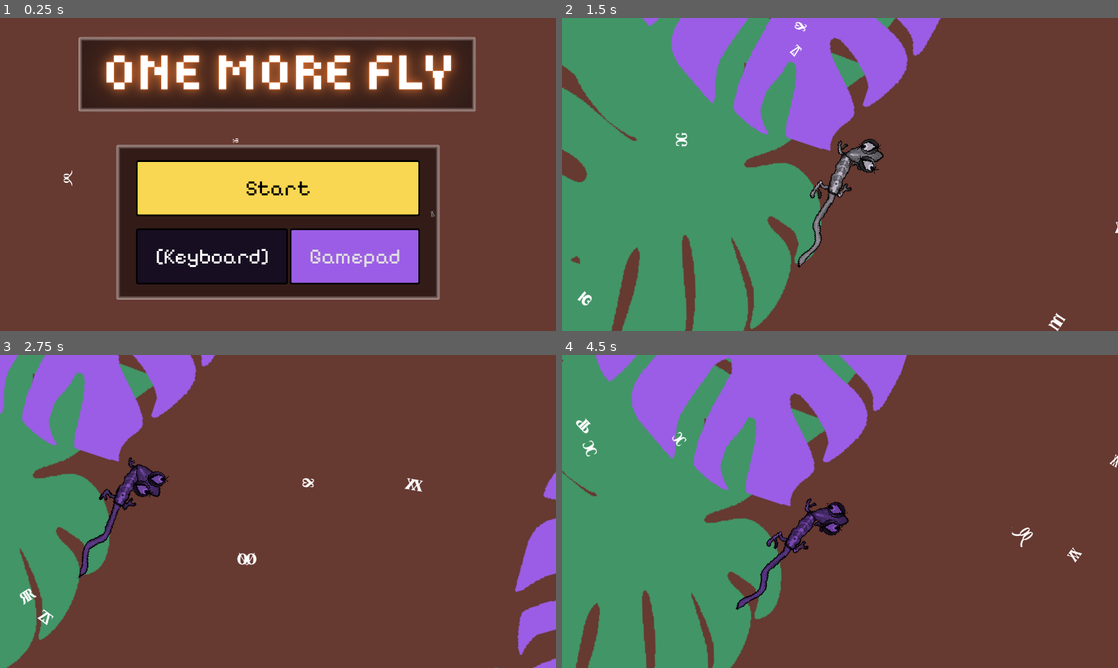
Above: before the commit, frames 1-4 (two rows, left to right).
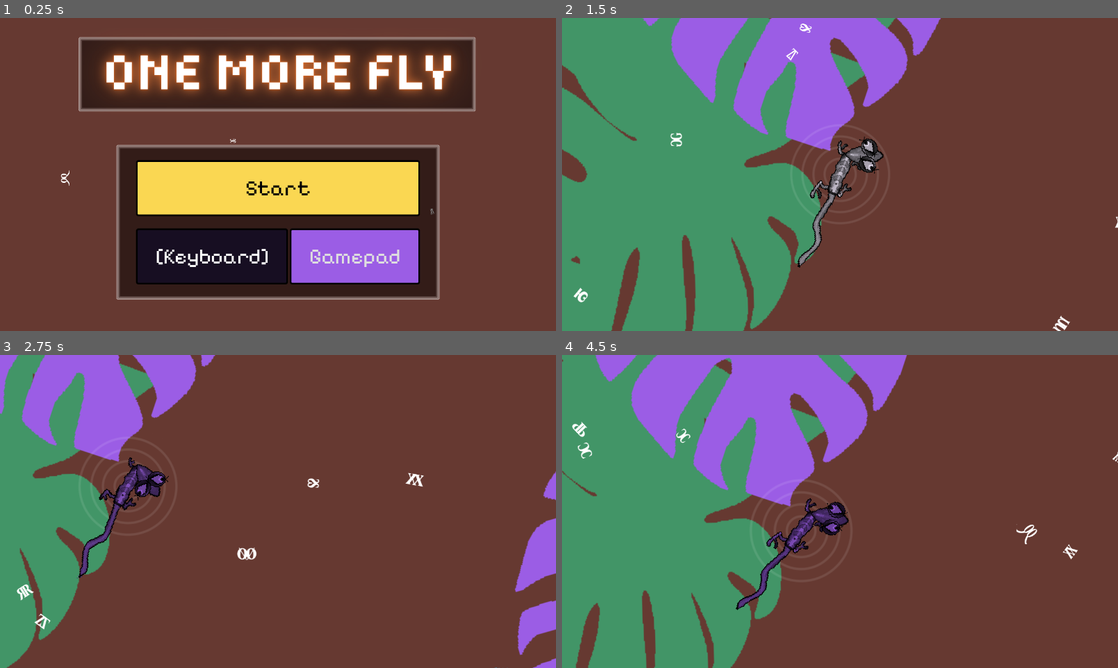
Above: after the commit, the same moments.

Repository: bjornarprytz/mask
Game: Godot game, scene res://entry.tscn
Two runs of this game, one before a commit and one after it. Both use one fixed random seed, a clock stepped at 60 frames per second and the inputs below.
Inputs (mouse positions are in pixels of both pictures, inside the frame that each line leads up to):
- Up to frame 1 (0.25 s): no input
- Up to frame 2 (1.5 s): click "Start" at 0.5 s; move the mouse to (962, 158) at 1.27 s; hold Right (ui_right) from 1.28 s (still down); hold Space (chamele) from 1.28 s (still down)
- Up to frame 3 (2.75 s): click (400, 495) at 1.55 s; move the mouse to (166, 527) at 2.02 s; release Right (ui_right) at 2.03 s; release Space (chamele) at 2.03 s; hold Down (ui_down) from 2.03 s (still down); click (166, 527) at 2.1 s; tap Space (chamele) at 2.3 s
- Up to frame 4 (4.5 s): move the mouse to (895, 442) at 2.77 s; release Down (ui_down) at 2.78 s; hold Right (ui_right) 2.78-3.53 s; hold Space (chamele) 2.78-3.53 s; click (895, 442) at 3.05 s; move the mouse to (812, 574) at 3.52 s; hold Up (ui_up) 3.53-4.28 s; click (812, 574) at 3.6 s; tap Space (chamele) at 3.8 s; move the mouse to (1006, 558) at 4.27 s; hold Left (ui_left) from 4.28 s (still down); hold Space (chamele) from 4.28 s (still down)

The runs differ from the first frame. In frame 1, less than 0.1% of the frame differs, in the area x 10-79%, y 38-64%; in frame 2, 0.5%; in frame 3, 0.6%, in the area x 3-77%, y 37-88%; in frame 4, 0.5%.

Commit message:
stealth basic

Diff:
--- a/src/chameleonardo/chameleonardo.gd
+++ b/src/chameleonardo/chameleonardo.gd
@@ -10,6 +10,7 @@
 @onready var head: Head = %Head
 @onready var tongue_anchor: Node2D = %TongueAnchor
 @onready var chamele_sense: Area2D = %ChameleSense
+@onready var stealth: Stealth = %Stealth
 
 var shoot_action: Shoot = null
 var is_shooting: bool = false
@@ -17,8 +18,6 @@
 var movement_distance = 10000.0 # Otherwise backwards movement doesn't animate from the get go
 
 var color_tween: Tween
-
-var stealth_range := 0.0
 
 func _process(delta: float) -> void:
 	if (not is_shooting):
@@ -98,6 +97,7 @@
 
 	body.frame = int(movement_distance / 8) % body_frame_count
 
+	_check_stealth(distance != 0.0)
 
 func _move_head(_delta: float) -> void:
 	var aim_vector = Controls.get_aim(head.global_position)
@@ -106,3 +106,15 @@
 		head.global_rotation = aim_vector.angle()
 	else:
 		head.rotation = lerp_angle(head.rotation, 0.0, 0.1)
+
+func _check_stealth(is_moving: bool) -> void:
+	var level := 0
+
+	var feature = _get_feature()
+	if feature == null or feature.color != self.modulate:
+		level += 1
+	if is_shooting:
+		level += 1
+	if is_moving:
+		level += 1
+	stealth.set_level(level)
--- a/src/chameleonardo/chameleonardo.tscn
+++ b/src/chameleonardo/chameleonardo.tscn
@@ -1,10 +1,11 @@
-[gd_scene load_steps=34 format=3 uid="uid://b50dkk78u0h5e"]
+[gd_scene load_steps=35 format=3 uid="uid://b50dkk78u0h5e"]
 
 [ext_resource type="Script" uid="uid://djhoi0abhg5ug" path="res://chameleonardo/chameleonardo.gd" id="1_20x5n"]
 [ext_resource type="Texture2D" uid="uid://x24xq6atfo64" path="res://assets/img/chameleon-sheet.png" id="2_2uhhw"]
 [ext_resource type="PackedScene" uid="uid://b50jnsr1emch2" path="res://chameleonardo/head.tscn" id="3_2uhhw"]
 [ext_resource type="Texture2D" uid="uid://d4wbs3d0ne78" path="res://assets/img/skink.png" id="3_mwsuo"]
 [ext_resource type="Texture2D" uid="uid://btxfqugpryg5b" path="res://assets/img/dead_men_tell_no_tails.png" id="5_14qgy"]
+[ext_resource type="PackedScene" uid="uid://dtjtlwtb130rb" path="res://chameleonardo/stealth.tscn" id="6_x1u1u"]
 
 [sub_resource type="AtlasTexture" id="AtlasTexture_mwsuo"]
 atlas = ExtResource("2_2uhhw")
@@ -207,6 +208,12 @@
 
 [node name="Chameleonardo" type="Node2D"]
 script = ExtResource("1_20x5n")
+body_frame_count = null
+move_speed = null
+rotation_speed = null
+
+[node name="Stealth" parent="." instance=ExtResource("6_x1u1u")]
+unique_name_in_owner = true
 
 [node name="Body" type="AnimatedSprite2D" parent="."]
 unique_name_in_owner = true
--- /dev/null
+++ b/src/chameleonardo/ripples.gdshader
@@ -0,0 +1,39 @@
+shader_type canvas_item;
+
+uniform float ripple_frequency: hint_range(1.0, 20.0, 0.1) = 5.0;
+uniform float ripple_noise: hint_range(0.0, 1.0, 0.01) = 0.2;
+uniform float ripple_speed: hint_range(0.1, 5.0, 0.1) = 1.0;
+uniform float ripple_strength: hint_range(0.0, 1.0, 0.01) = 0.5;
+uniform float ripple_width: hint_range(0.01, 1.0, 0.01) = 0.1;
+uniform float ripple_transparency: hint_range(0.0, 1.0, 0.01) = 1.0;
+
+// Simple noise function
+float noise(vec2 p) {
+    return fract(sin(dot(p, vec2(12.9898, 78.233))) * 43758.5453);
+}
+
+void fragment() {
+    vec4 color = texture(TEXTURE, UV);
+
+    // Calculate distance from center
+    vec2 center = vec2(0.5, 0.5);
+    float dist = distance(UV, center);
+
+    // Add noise to the distance for wavy ripples
+    float noise_value = noise(UV * 10.0 + TIME) * 2.0 - 1.0;
+    dist += noise_value * ripple_noise * 0.1;
+
+    // Create ripple pattern with width control
+    float ripple_phase = (dist * ripple_frequency - TIME * ripple_speed) * 6.28318;
+    float ripple = sin(ripple_phase);
+
+    // Create sharp ripple bands based on width
+    float ripple_band = smoothstep(1.0 - ripple_width, 1.0, abs(ripple));
+
+    // Apply ripple to alpha with transparency control
+    float effect = mix(1.0, ripple_band, ripple_strength);
+
+    color.a *= effect * ripple_transparency;
+
+    COLOR = color;
+}
--- /dev/null
+++ b/src/chameleonardo/stealth.gd
@@ -0,0 +1,24 @@
+class_name Stealth
+extends Area2D
+
+@onready var shape: CollisionShape2D = %Shape
+@onready var visual: Sprite2D = %Visual
+
+var change_tween: Tween
+
+var current_level: int = 0
+
+func set_level(level: int):
+	if (level == current_level):
+		return
+	current_level = level
+	_change_size(level * 20.0)
+
+func _change_size(radius: float):
+	if (change_tween):
+		change_tween.kill()
+
+	change_tween = create_tween().set_parallel()
+
+	change_tween.tween_property(shape.shape, "radius", radius, 1.0)
+	change_tween.tween_property(visual, "scale", Vector2.ONE * (radius / 20.0), 1.0)
--- /dev/null
+++ b/src/chameleonardo/stealth.tscn
@@ -0,0 +1,29 @@
+[gd_scene load_steps=6 format=3 uid="uid://dtjtlwtb130rb"]
+
+[ext_resource type="Script" uid="uid://cas27fk5rmdbe" path="res://chameleonardo/stealth.gd" id="1_go1xl"]
+[ext_resource type="Texture2D" uid="uid://t2llpc1qwr2i" path="res://assets/img/circle.png" id="1_lagp6"]
+[ext_resource type="Shader" uid="uid://bf2a26kxnv6to" path="res://chameleonardo/ripples.gdshader" id="2_8vtwq"]
+
+[sub_resource type="CircleShape2D" id="CircleShape2D_mwsuo"]
+radius = 66.0303
+
+[sub_resource type="ShaderMaterial" id="ShaderMaterial_mgyqj"]
+shader = ExtResource("2_8vtwq")
+shader_parameter/ripple_frequency = 5.0000000596048
+shader_parameter/ripple_noise = 0.0
+shader_parameter/ripple_speed = 0.30000000447036
+shader_parameter/ripple_strength = 0.999999977648
+shader_parameter/ripple_width = 0.1
+shader_parameter/ripple_transparency = 0.0999999977648
+
+[node name="Stealth" type="Area2D"]
+script = ExtResource("1_go1xl")
+
+[node name="Shape" type="CollisionShape2D" parent="."]
+unique_name_in_owner = true
+shape = SubResource("CircleShape2D_mwsuo")
+
+[node name="Visual" type="Sprite2D" parent="."]
+unique_name_in_owner = true
+material = SubResource("ShaderMaterial_mgyqj")
+texture = ExtResource("1_lagp6")
--- a/src/fly.tscn
+++ b/src/fly.tscn
@@ -11,6 +11,7 @@
 
 [node name="RWing" type="Node2D" parent="."]
 unique_name_in_owner = true
+position = Vector2(6, 0)
 
 [node name="RForm" type="RichTextLabel" parent="RWing"]
 unique_name_in_owner = true
@@ -27,6 +28,7 @@
 
 [node name="LWing" type="Node2D" parent="."]
 unique_name_in_owner = true
+position = Vector2(6, 0)
 
 [node name="LForm" type="RichTextLabel" parent="LWing"]
 unique_name_in_owner = true
Not shown, added: src/chameleonardo/ripples.gdshader.uid
Not shown, added: src/chameleonardo/stealth.gd.uid
